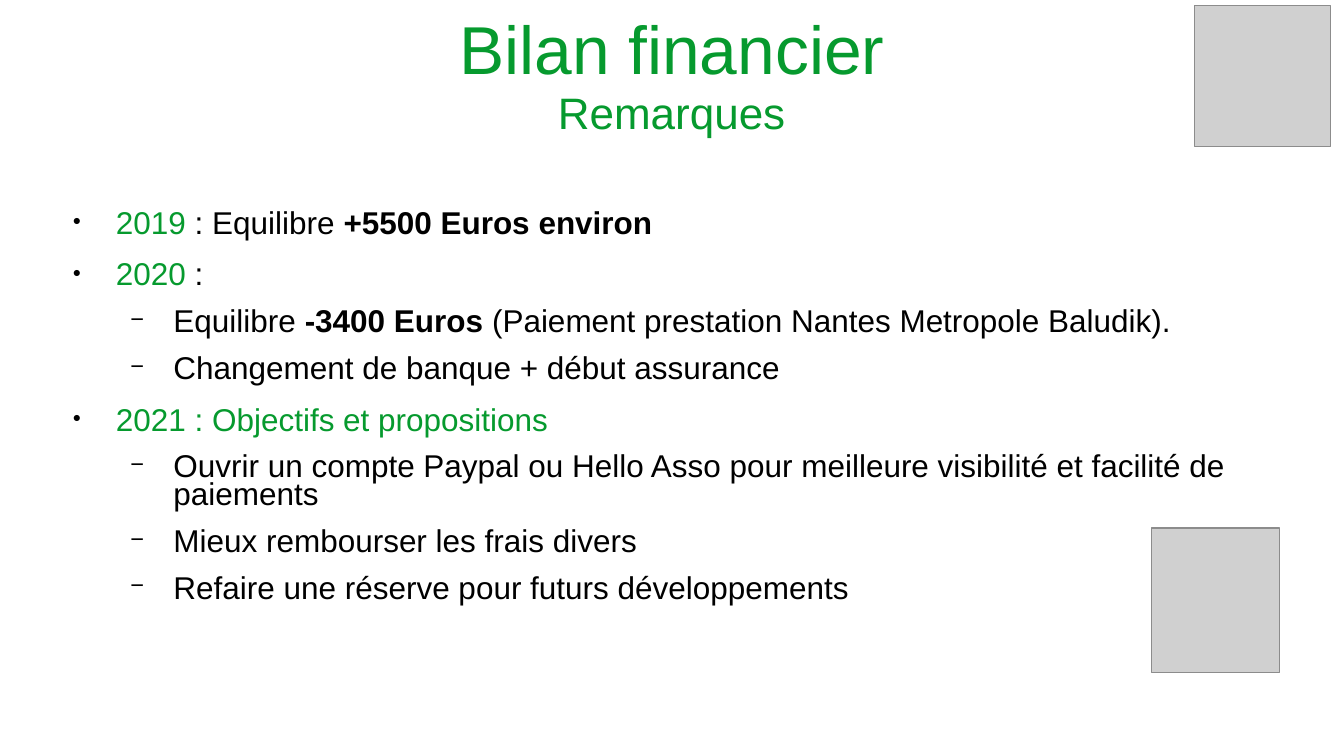
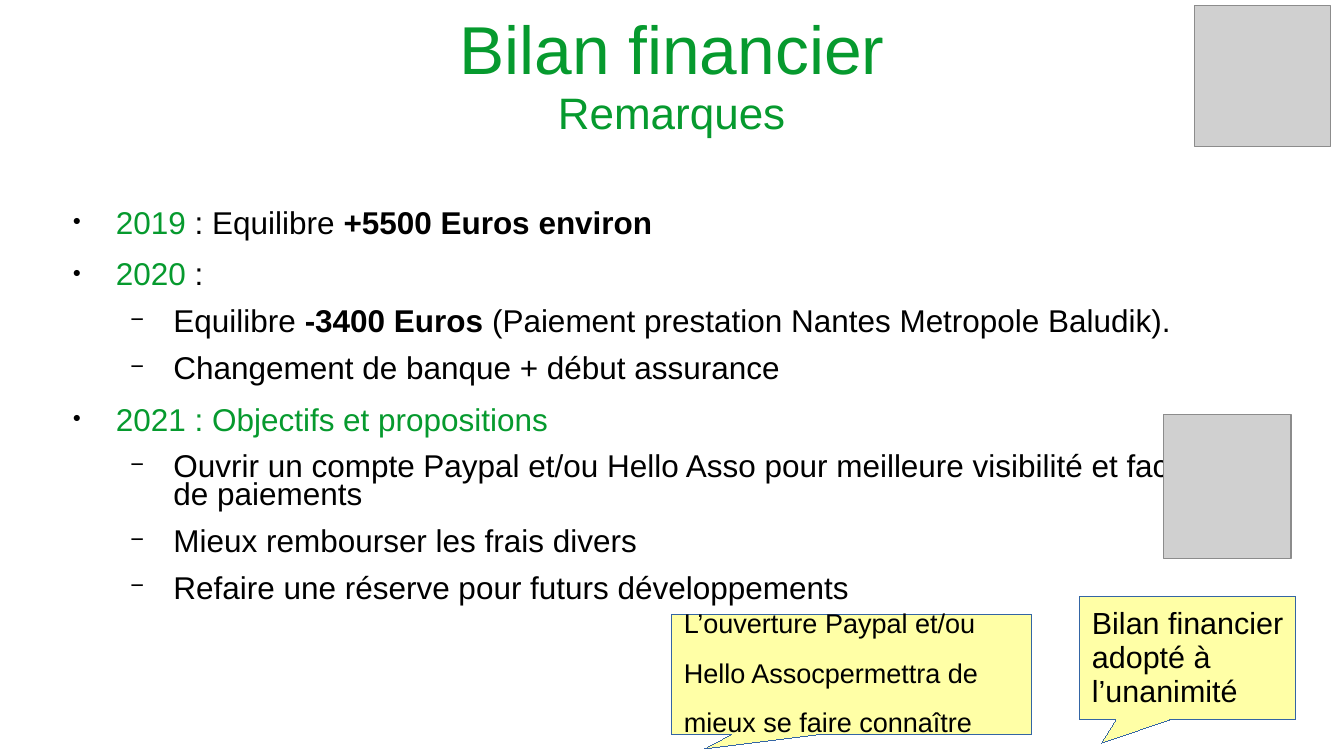
Before and after one commit to vivreanantes/VivreANantes_Complements, a slide deck: slide 12 of association/ag/MieuxTrierANantes_AGOrdinaire_2021.odp (slide 11 before the commit). Drawn at 1344x756 pixels with LibreOffice and Linux fonts; fonts in the diff are those of the drawing; grey boxes stand for pictures. Boxes give left, top, right and bottom in pixels: in the first picture for what was removed or moved away, otherwise in the second. Text is boxed around its words. In the diff, an @@ line names an element or a change of style, - is before the commit and + after.

Commit message:
Bilan AG 2021

```diff
--- a/association/ag/MieuxTrierANantes_AGOrdinaire_2021.odp
+++ b/association/ag/MieuxTrierANantes_AGOrdinaire_2021.odp
@@ picture: place and size @@
-picture at [1153,528,1279,672]
+picture at [1165,415,1292,559]
@@ text at [173,452,1216,511]: text changed @@
-  − Ouvrir un compte Paypal ou Hello Asso pour meilleure visibilité et facilité de paiements
+  − Ouvrir un compte Paypal et/ou Hello Asso pour meilleure visibilité et facilité de paiements
@@ speech box added at [1081,596,1296,720], fill #FFFFA6, outline #3465A4 0 pt, 18 pt, text #000000 @@
+Bilan financier
+adopté à
+l’unanimité
@@ speech box added at [672,615,1032,734], fill #FFFFA6, outline #3465A4 0 pt, 16 pt, text #000000 @@
+L’ouverture Paypal et/ou
+Hello Assocpermettra de
+mieux se faire connaître
```
Also in this commit, not shown: 5 other slides changed, 4 slides added, 1 slide removed.
